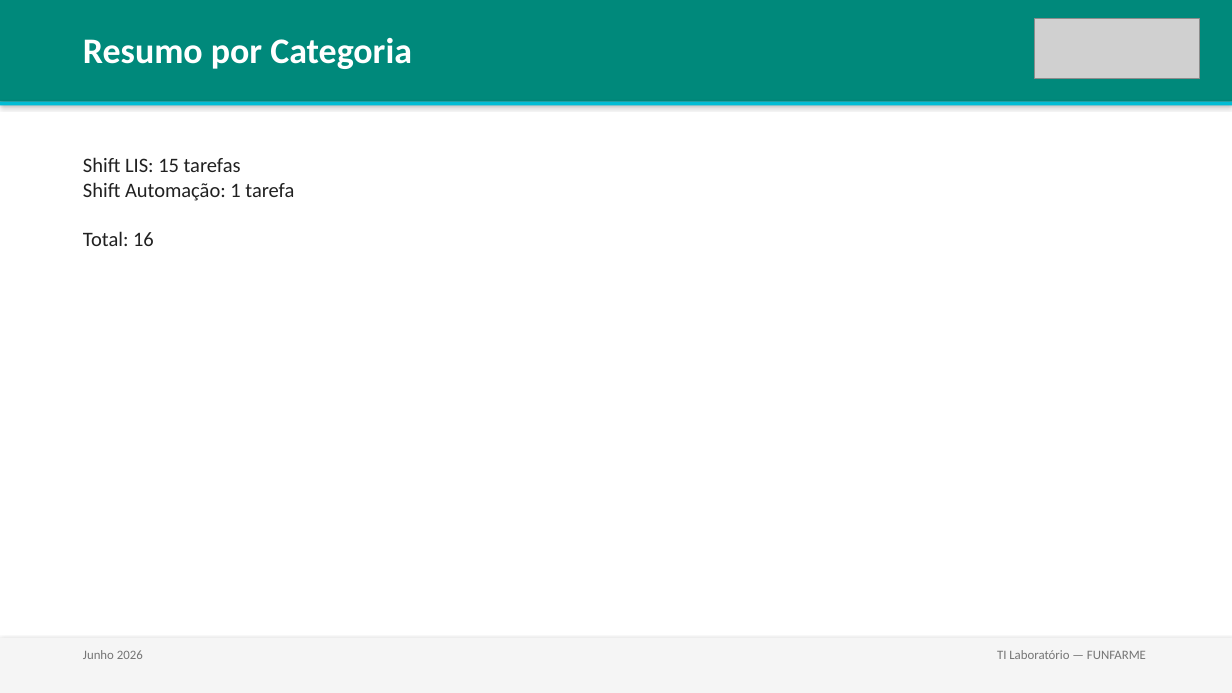
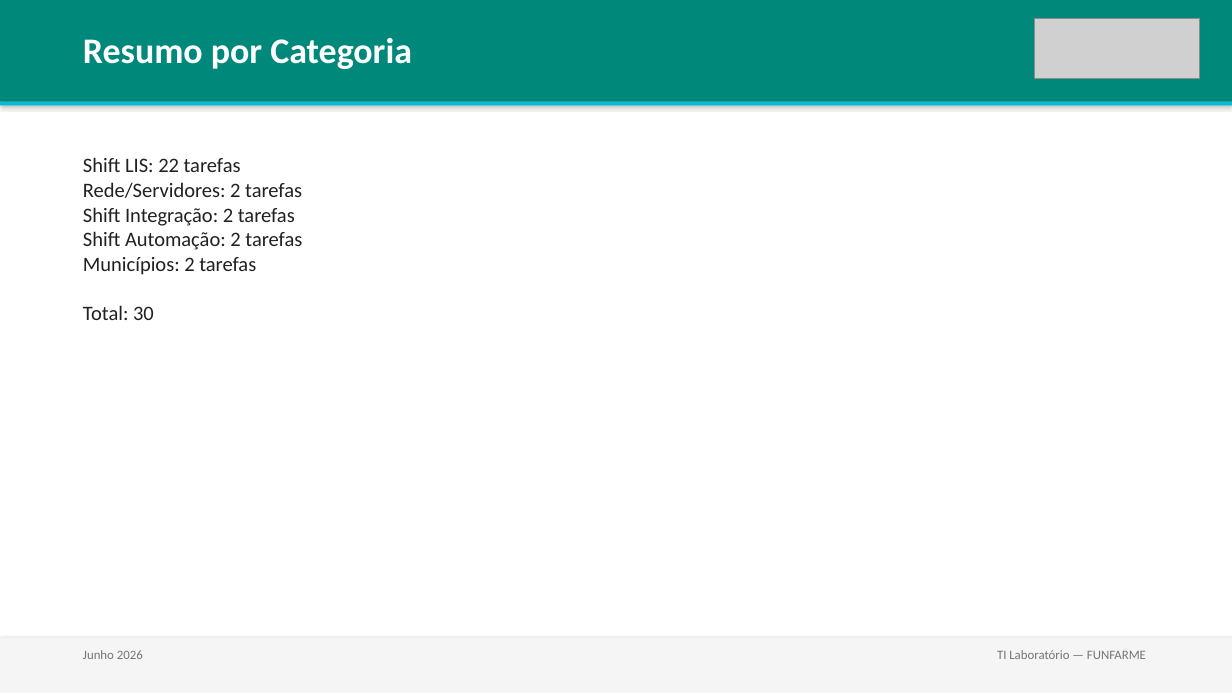
Before and after one commit to lab-central-hb/funfarme-kb, a slide deck: slide 2 of reports/2026-06_resumo-mensal.pptx. Drawn at 1232x693 pixels with LibreOffice and Linux fonts; fonts in the diff are those of the drawing; grey boxes stand for pictures. Boxes give left, top, right and bottom in pixels: in the first picture for what was removed or moved away, otherwise in the second. Text is boxed around its words. In the diff, an @@ line names an element or a change of style, - is before the commit and + after.

```diff
--- a/reports/2026-06_resumo-mensal.pptx
+++ b/reports/2026-06_resumo-mensal.pptx
@@ text at box(83, 157, 302, 320): text changed @@
-Shift LIS: 15 tarefas
-Shift Automação: 1 tarefa
-Total: 16
+Shift LIS: 22 tarefas
+Rede/Servidores: 2 tarefas
+Shift Integração: 2 tarefas
+Shift Automação: 2 tarefas
+Municípios: 2 tarefas
+Total: 30
```
Also in this commit, not shown: 6 other slides changed, 3 slides added, 1 other file.
